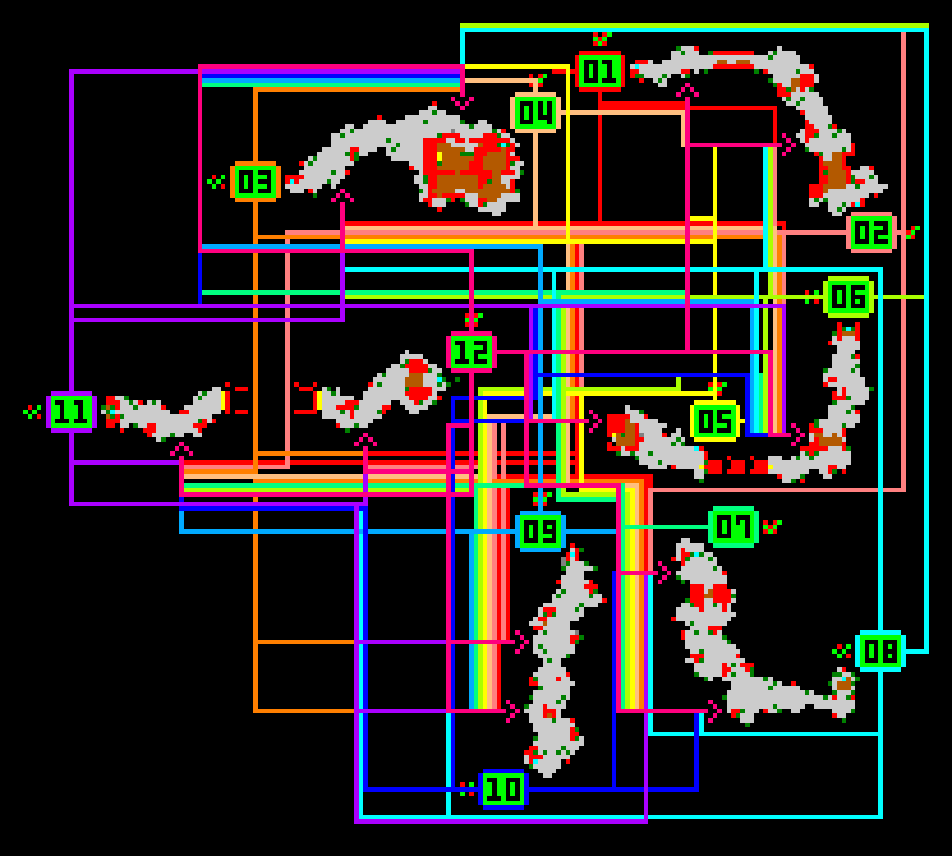
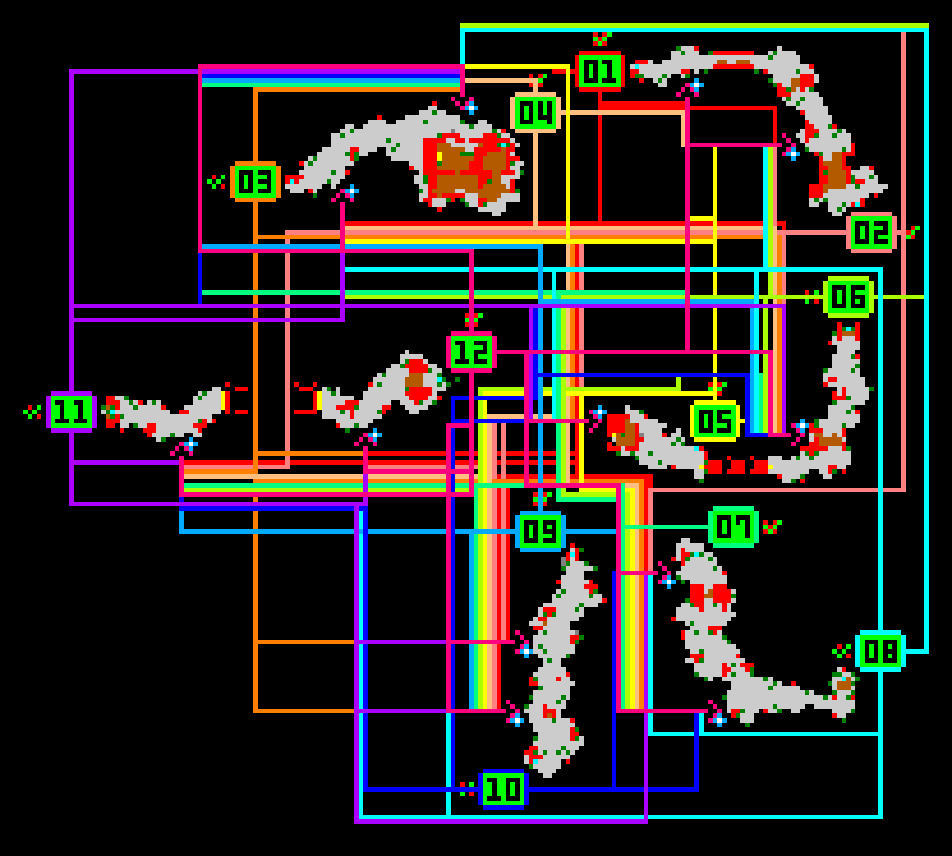
Revision of a layered 952x856 image; what changed, layer by layer:
painted on "Mapa" over [184, 78, 809, 727]
